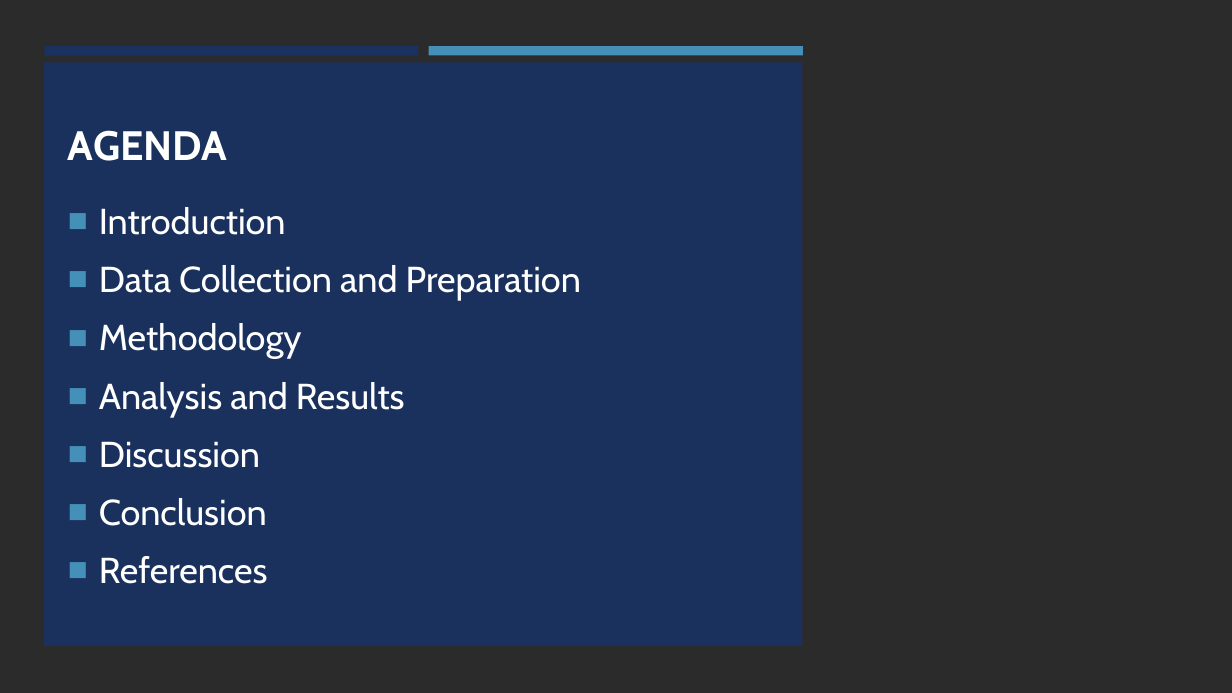
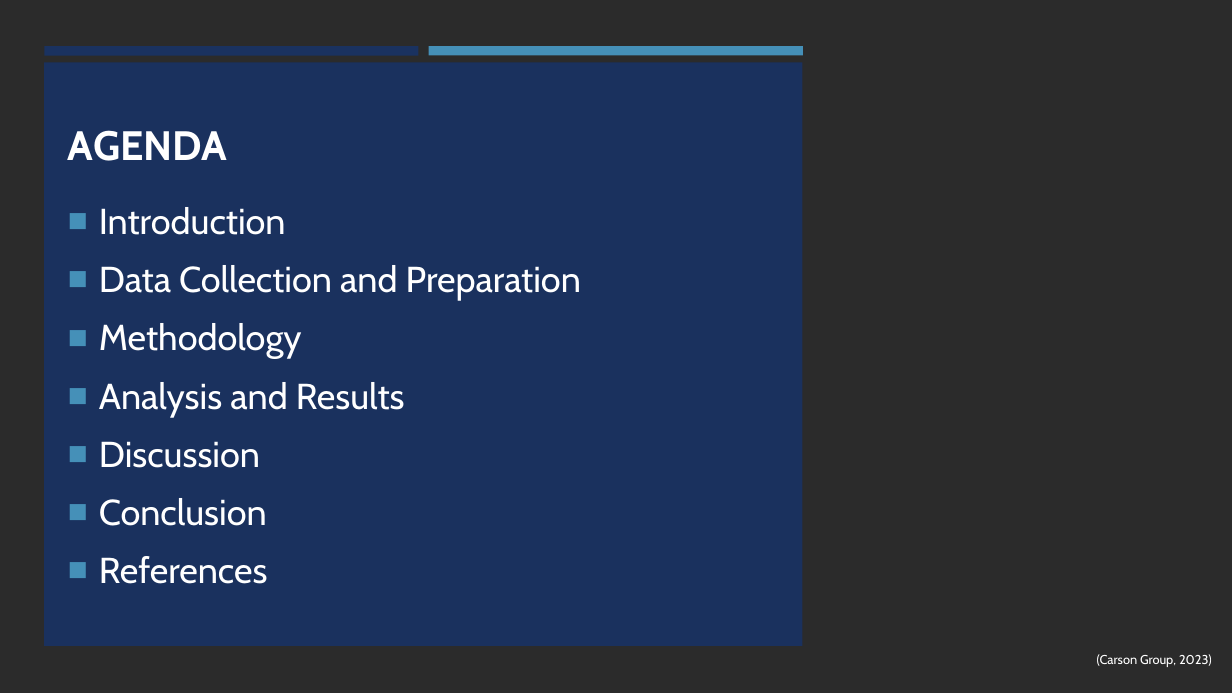
Before and after one commit to kompany04/Capstone_Project, a slide deck: slide 3 of Documents/BDM-3035.pptx. Drawn at 1232x693 pixels with LibreOffice and Linux fonts; fonts in the diff are those of the drawing; background and template pictures are left out; a plain dark background stands for a picture behind light text. Boxes give left, top, right and bottom in pixels: in the first picture for what was removed or moved away, otherwise in the second. Text is boxed around its words. In the diff, an @@ line names an element or a change of style, - is before the commit and + after.

```diff
--- a/Documents/BDM-3035.pptx
+++ b/Documents/BDM-3035.pptx
@@ text added at <box>1097,654,1212,667</box>, 10 pt, text #FFFFFF @@
+(Carson Group, 2023)
```
Also in this commit, not shown: 6 other slides changed, 1 slide removed.
